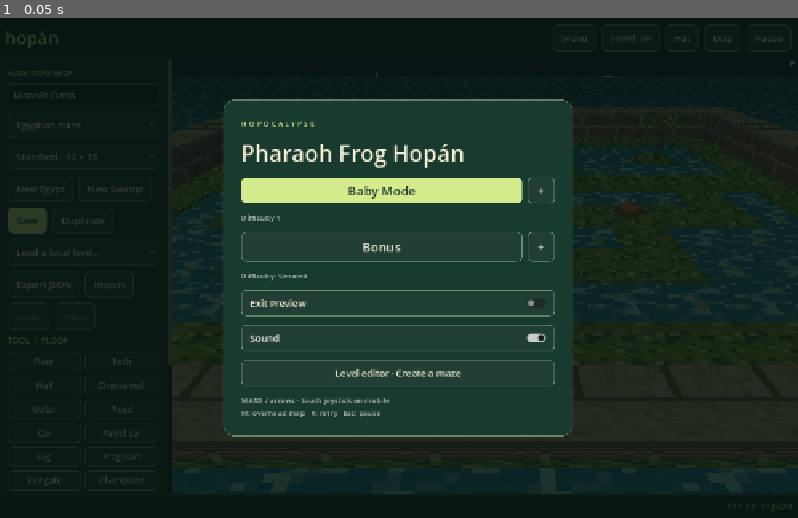
Above: before the commit, frame 1.
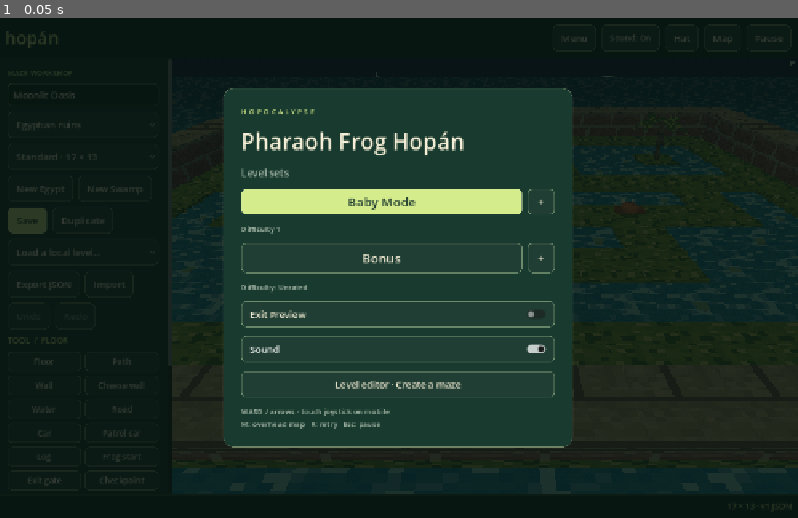
Above: after the commit, the same moment.

Repository: eyehaveewe-cyber/Frog-Hopocalypse
Game: Godot game, scene res://main.tscn
Same seed, same stepped clock (60 frames per second), same inputs: the game is played once before the commit and once after it.
Inputs:
- Up to frame 1 (0.05 s): no input

The runs differ from the first frame. In frame 1, 7.0% of the frame differs, in the area x 28-72%, y 14-86%.

Commit message:
Label named map collections as level sets

Diff:
--- a/game/scripts/main.gd
+++ b/game/scripts/main.gd
@@ -400,6 +400,7 @@
 	world.halted = true
 	edit_button.hide()
 	reset_overlay("Pharaoh Frog Hopán")
+	overlay_box.add_child(label("Level sets", 16, MUTED))
 	add_set_selector("baby", "Difficulty 1")
 	if human_set_unlocked():
 		add_set_selector("human", "Difficulty 2")
Not shown, changed: README.md
Not shown, changed: UPDATES.txt
